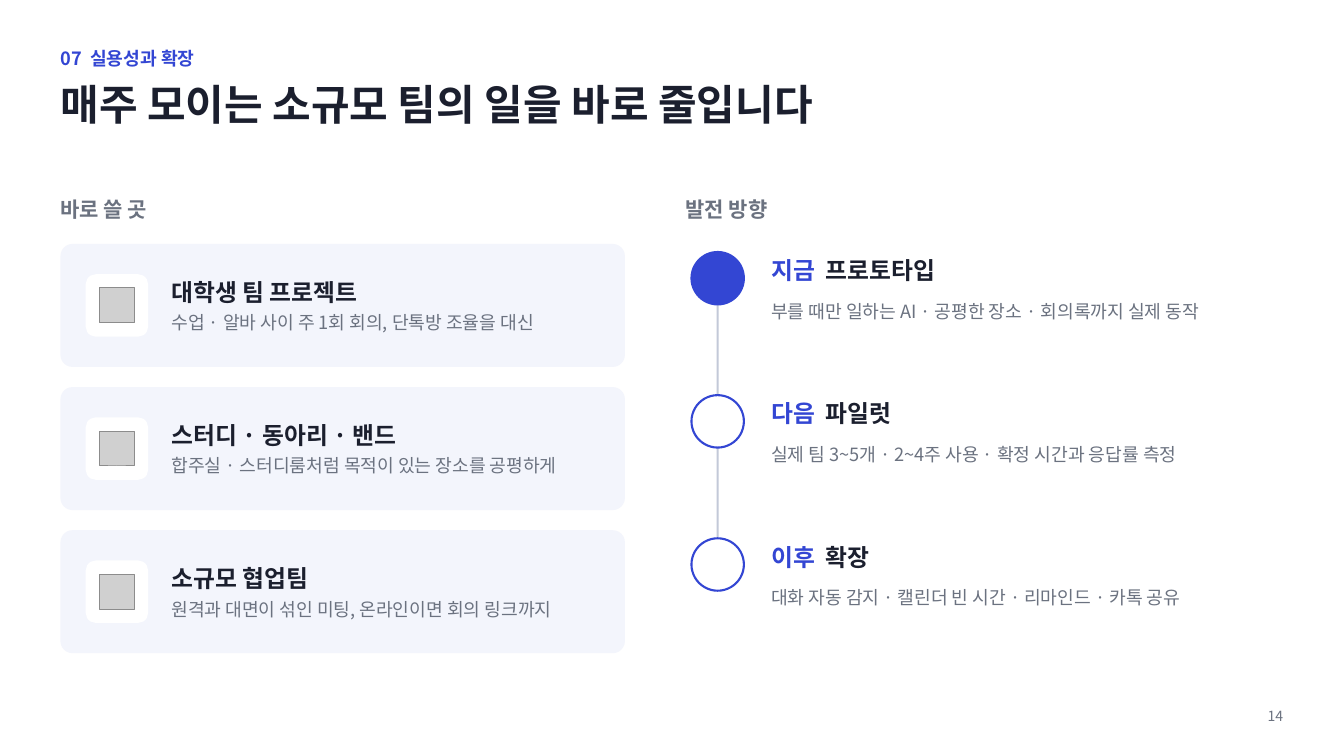
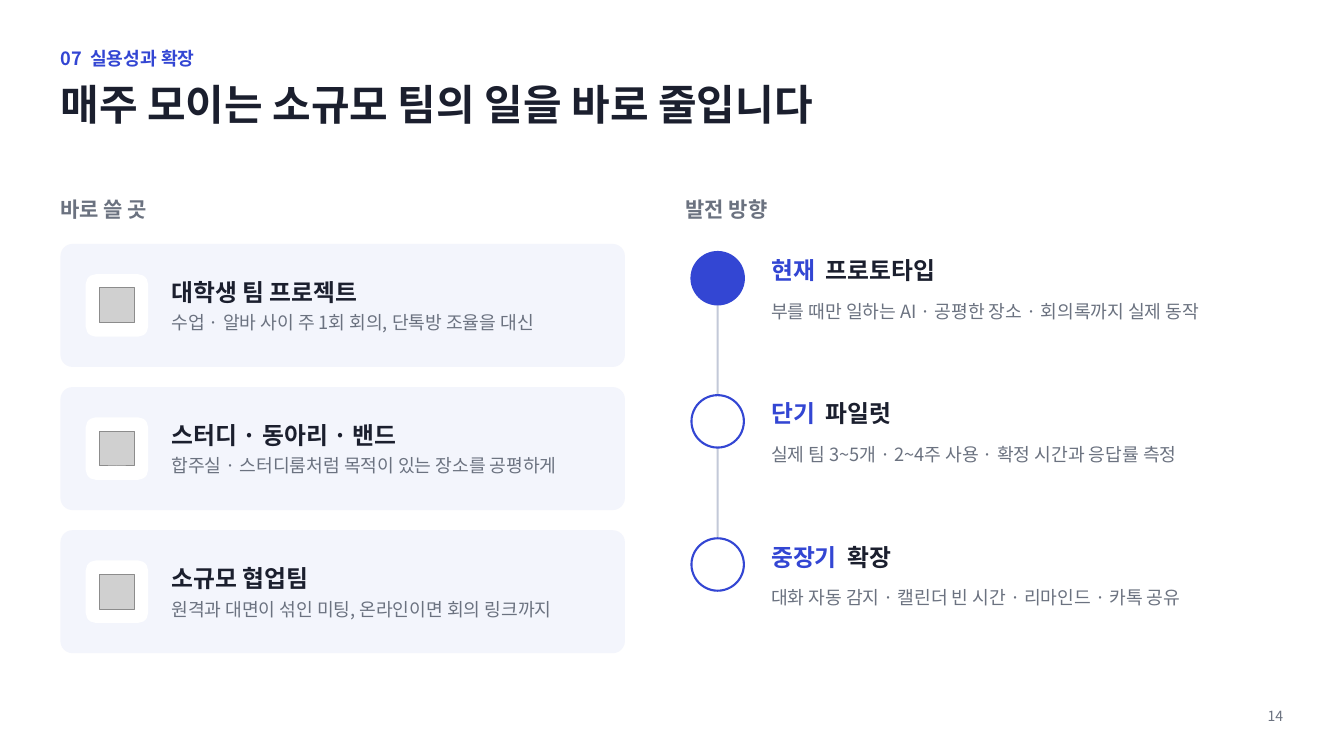
Before and after one commit to kccprogramming/syncle-web, a slide deck: slide 14 of docs/presentation/Syncle_발표.pptx. Drawn at 1344x756 pixels with LibreOffice and Linux fonts; fonts in the diff are those of the drawing; grey boxes stand for pictures. Boxes give left, top, right and bottom in pixels: in the first picture for what was removed or moved away, otherwise in the second. Text is boxed around its words. In the diff, an @@ line names an element or a change of style, - is before the commit and + after.

```diff
--- a/docs/presentation/Syncle_발표.pptx
+++ b/docs/presentation/Syncle_발표.pptx
@@ text at (771,259,936,281): text changed @@
-지금 프로토타입
+현재 프로토타입
@@ text at (771,402,892,424): text changed @@
-다음 파일럿
+단기 파일럿
@@ text at (771,546,892,568): text changed @@
-이후 확장
+중장기 확장
```
Also in this commit, not shown: 2 other slides changed, 10 other files.
